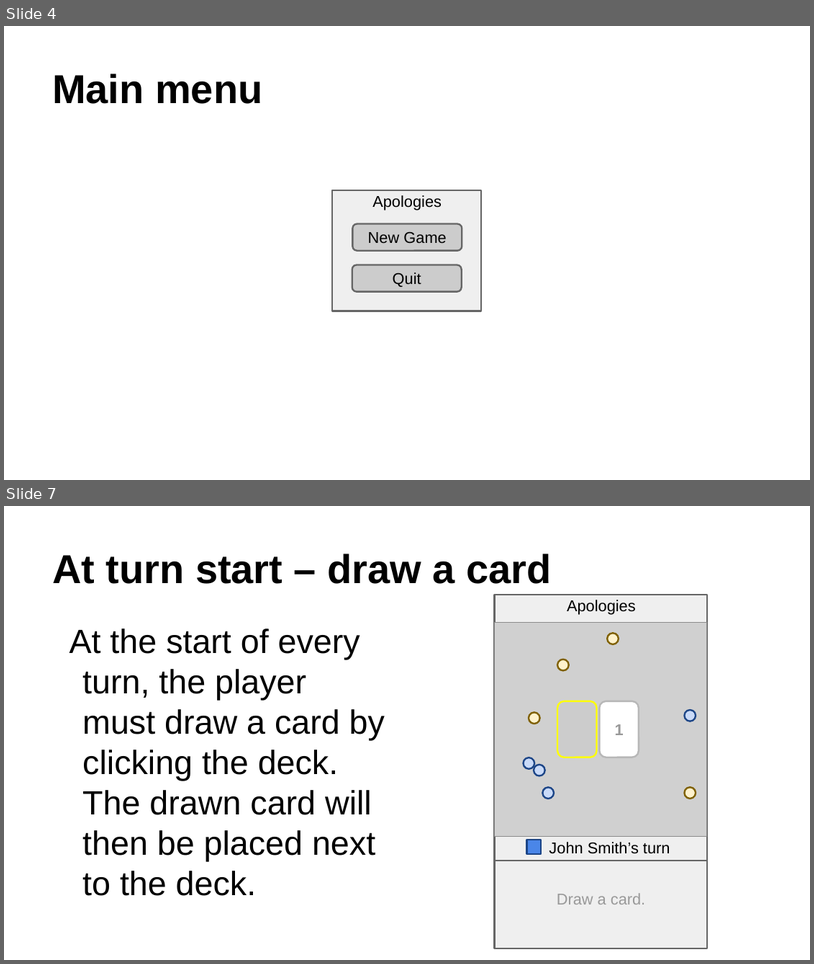
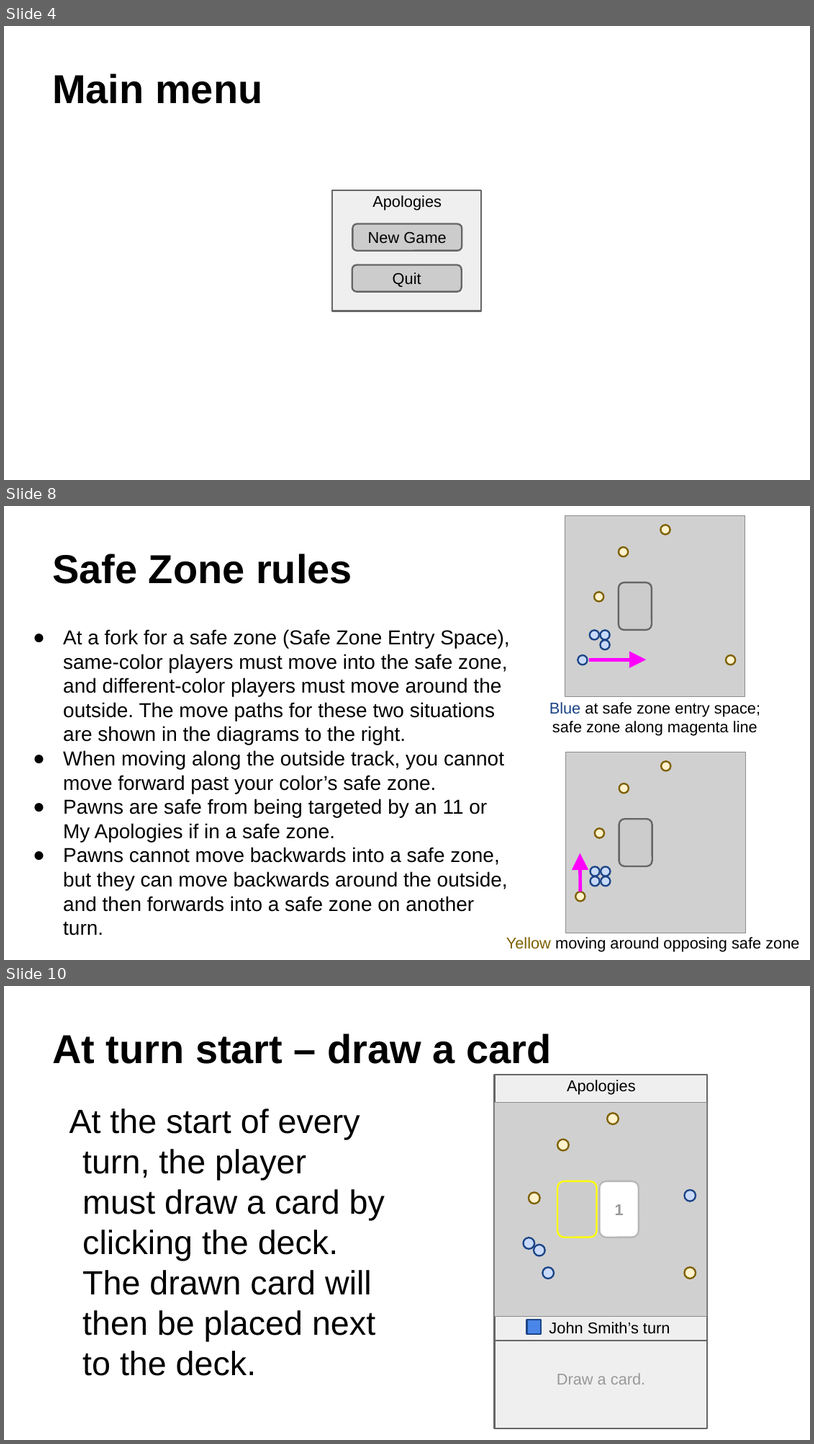
Before and after one commit to drexel-cs451-rbbtd/apologies, a slide deck: doc/slide prototype/export from Google Drive.pptx. Shown one above the other, each under a label of ours: slides 4 and 7 before the commit, slides 4, 8 and 10 after it; the slides between them are not shown. The pictures are 814x964 and 814x1444 pixels, drawn with LibreOffice and Linux fonts; fonts in the diff are those of the drawing; grey boxes stand for pictures. Boxes give left, top, right and bottom in pixels: in the first picture for what was removed or moved away, otherwise in the second. Text is boxed around its words. In the diff, an @@ line names an element or a change of style, - is before the commit and + after.

```diff
--- a/doc/slide prototype/export from Google Drive.pptx
+++ b/doc/slide prototype/export from Google Drive.pptx
@@ slide 8 added at [4, 506, 810, 960], background #FFFFFF @@
@@ title added at [52, 554, 352, 584], 36 pt, text #000000, bold @@
+Safe Zone rules
@@ group added at [566, 515, 745, 696]: 8 ellipses, 1 picture, 1 rounded rectangle @@
@@ text added at [63, 629, 509, 935], 18 pt, text #000000 @@
+● At a fork for a safe zone (Safe Zone Entry Space), same-color players must move into the safe zone, and different-color players must move around the outside. The move paths for these two situations are shown in the diagrams to the right.
+● When moving along the outside track, you cannot move forward past your color’s safe zone.
+● Pawns are safe from being targeted by an 11 or My Apologies if in a safe zone.
+● Pawns cannot move backwards into a safe zone, but they can move backwards around the outside, and then forwards into a safe zone on another turn.
@@ arrow added from (589, 659) to (647, 659), #FF00FF 3 pt @@
@@ text added at [550, 702, 761, 736], 14 pt, text #000000 @@
+Blue at safe zone entry space; safe zone along magenta line
@@ group added at [566, 752, 746, 932]: 8 ellipses, 1 picture, 1 rounded rectangle @@
@@ arrow added from (581, 891) to (581, 853), #FF00FF 3 pt @@
@@ text added at [507, 937, 800, 951], 14 pt, text #000000 @@
+Yellow moving around opposing safe zone
@@ what was slide 7 is now slide 10 @@
```
Also in this commit, not shown: 6 slides changed, 3 other slides added, 1 other file.
